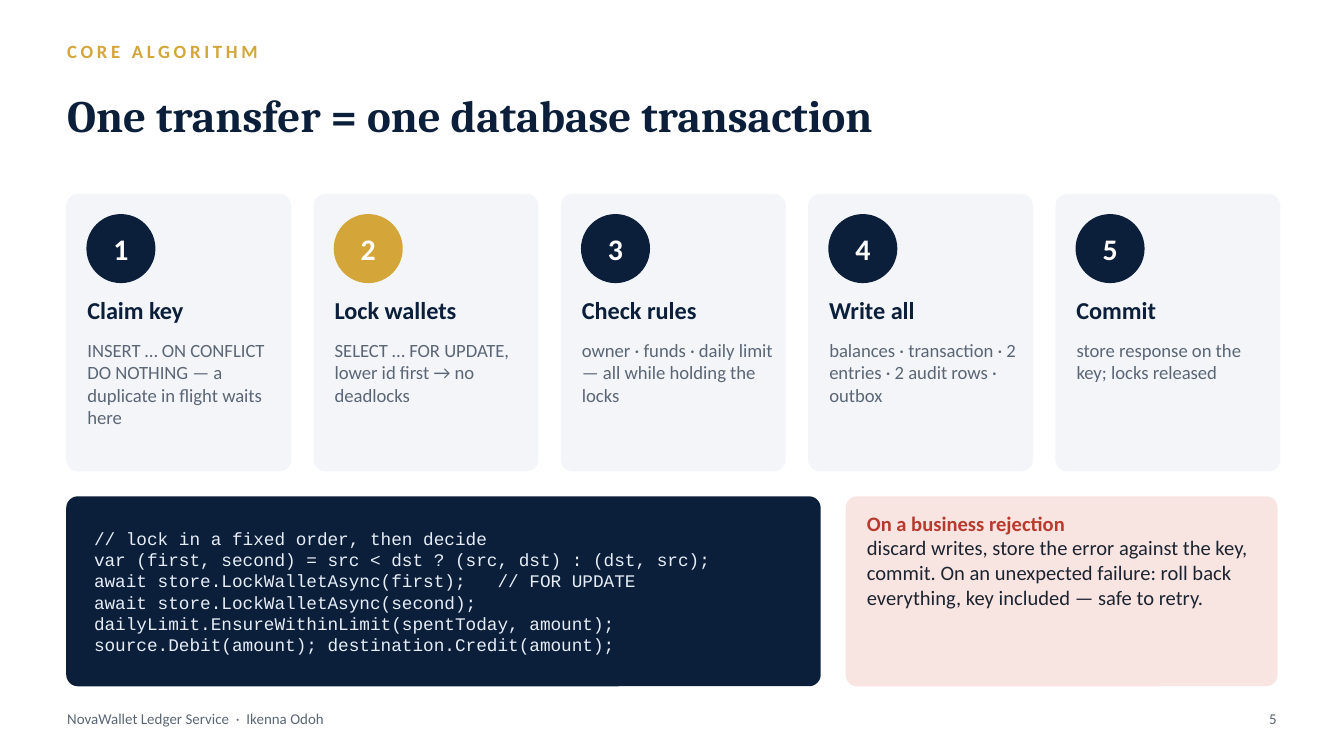
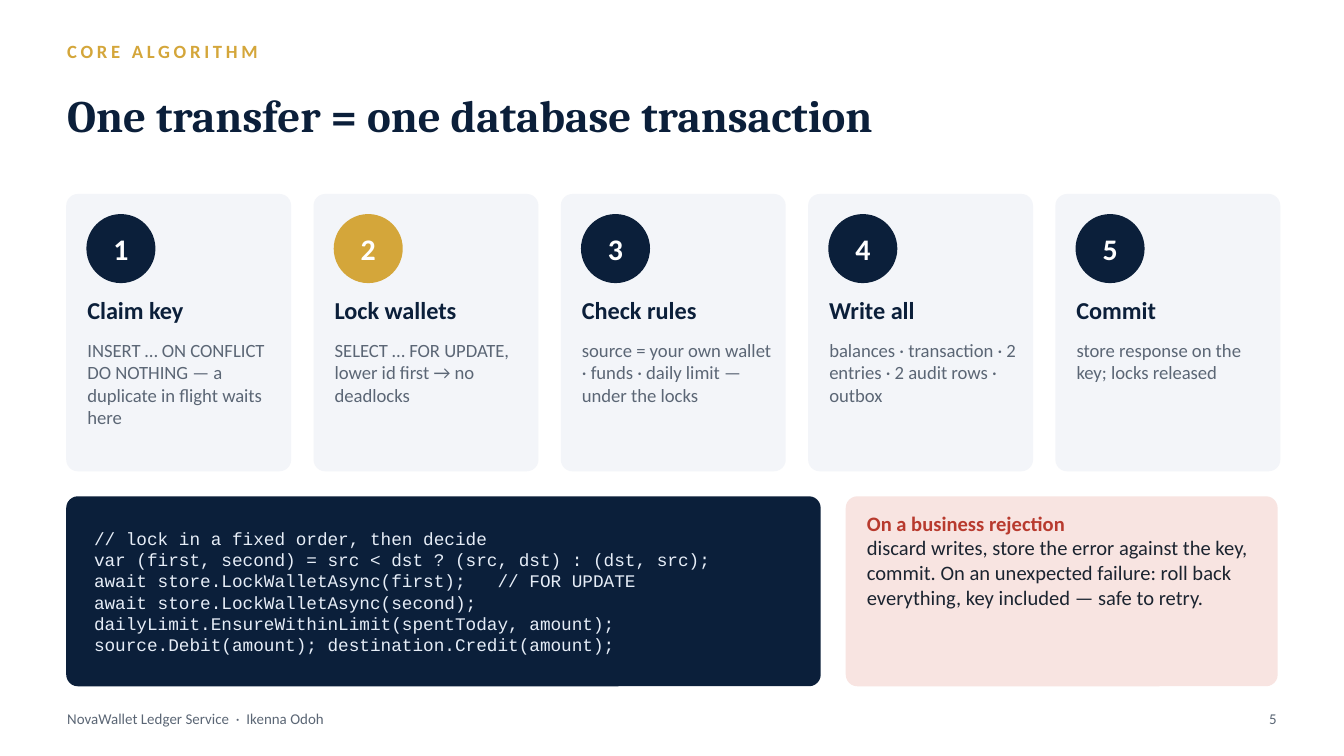
Before and after one commit to ikenna042/novawallet, a slide deck: slide 5 of docs/Ikenna_Odoh_NovaWallet_Case_Study.pptx. Drawn at 1344x756 pixels with LibreOffice and Linux fonts; fonts in the diff are those of the drawing. Boxes give left, top, right and bottom in pixels: in the first picture for what was removed or moved away, otherwise in the second. Text is boxed around its words. In the diff, an @@ line names an element or a change of style, - is before the commit and + after.

```diff
--- a/docs/Ikenna_Odoh_NovaWallet_Case_Study.pptx
+++ b/docs/Ikenna_Odoh_NovaWallet_Case_Study.pptx
@@ text at (582,344,771,402): text changed @@
-owner · funds · daily limit — all while holding the locks
+source = your own wallet · funds · daily limit — under the locks
```
Also in this commit, not shown: 2 other slides changed, 18 other files.
